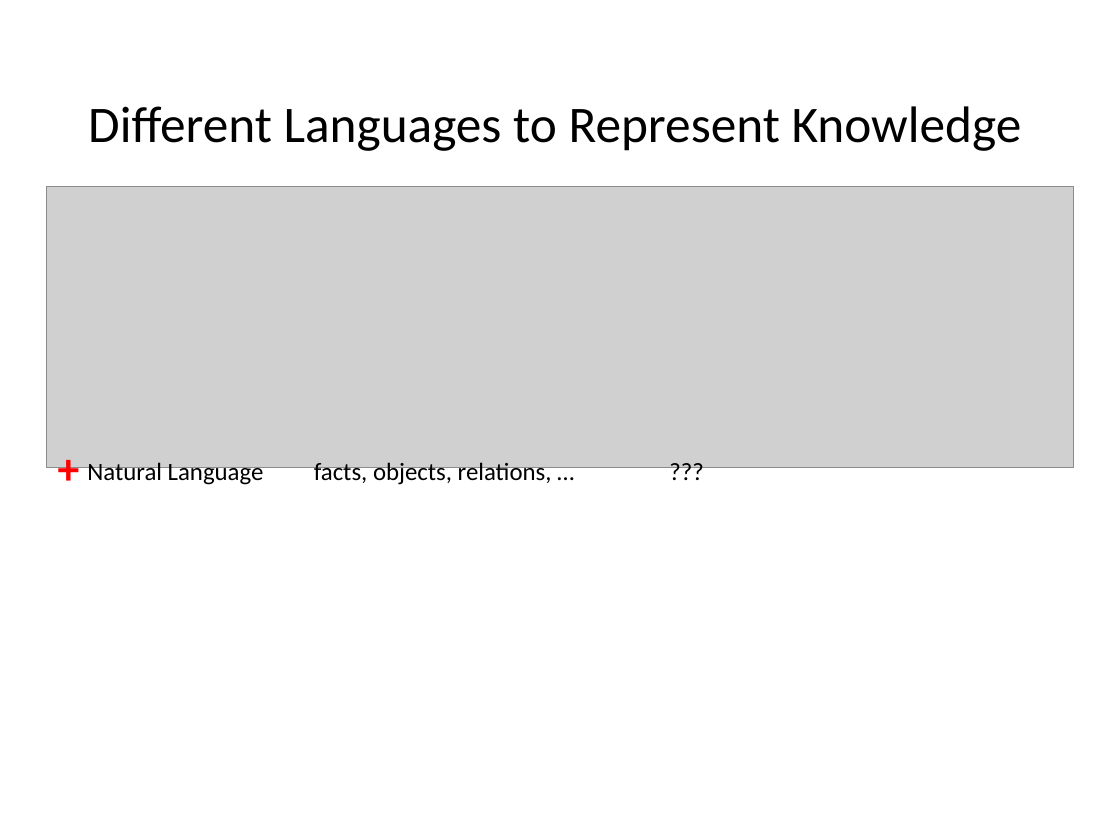
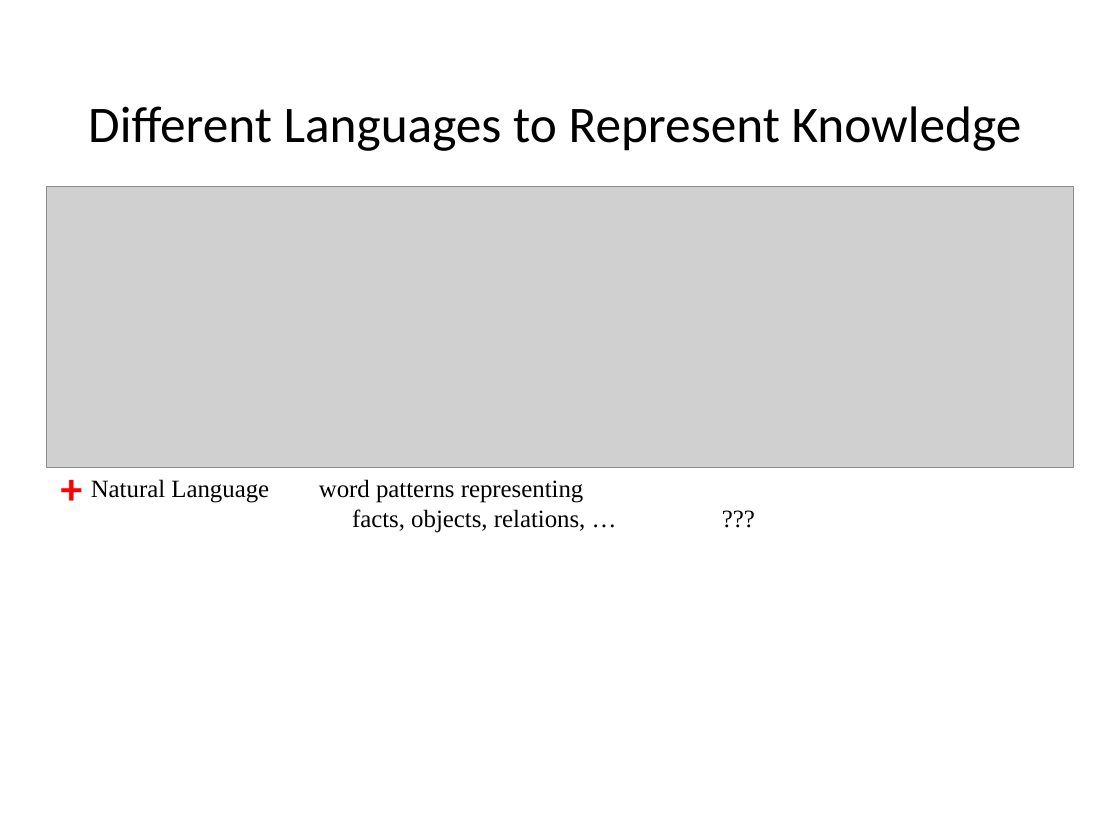
Before and after one commit to mhahsler/CS7320-AI, a slide deck: slide 6 of slides/07_knowledge-based.pptx. Drawn at 1120x840 pixels with LibreOffice and Linux fonts; fonts in the diff are those of the drawing; grey boxes stand for pictures. Boxes give left, top, right and bottom in pixels: in the first picture for what was removed or moved away, otherwise in the second. Text is boxed around its words. In the diff, an @@ line names an element or a change of style, - is before the commit and + after.

```diff
--- a/slides/07_knowledge-based.pptx
+++ b/slides/07_knowledge-based.pptx
@@ text "+": place and size @@
-text "+" at [47,436,84,500]
+text "+" at [49,456,86,520]
@@ text at [91,479,586,533]: text changed; font Calibri to Times New Roman @@
-Natural Language facts, objects, relations, … ???
+Natural Language word patterns representing
+facts, objects, relations, … ???
```
Also in this commit, not shown: 6 other slides changed, 1 other file.
